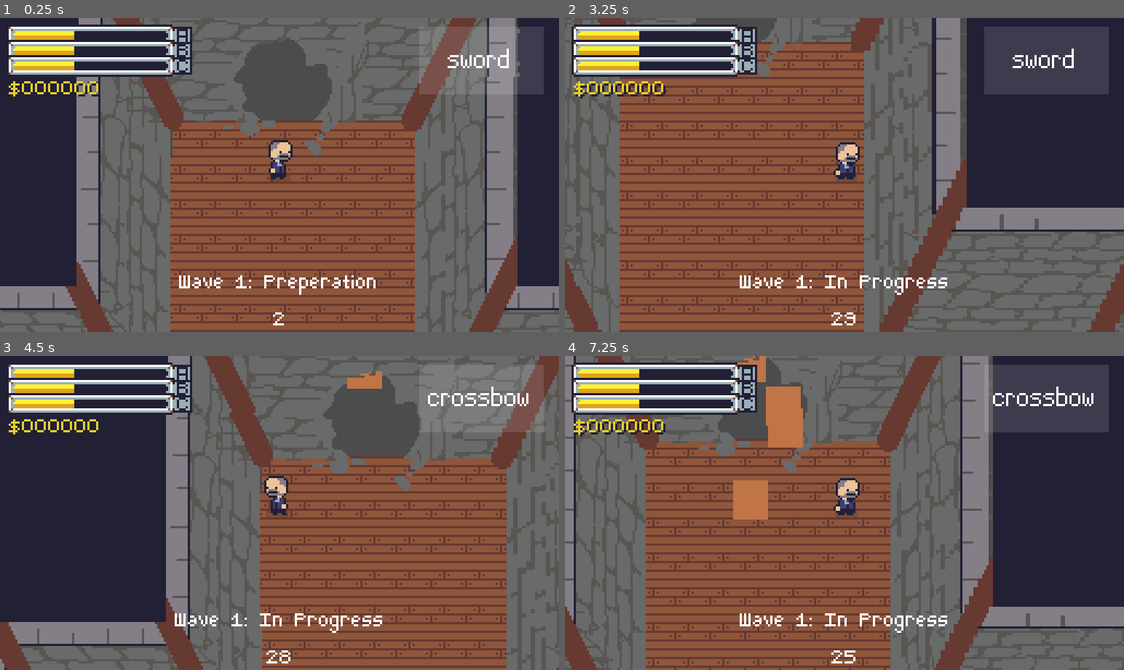
Above: before the commit, frames 1-4 (two rows, left to right).
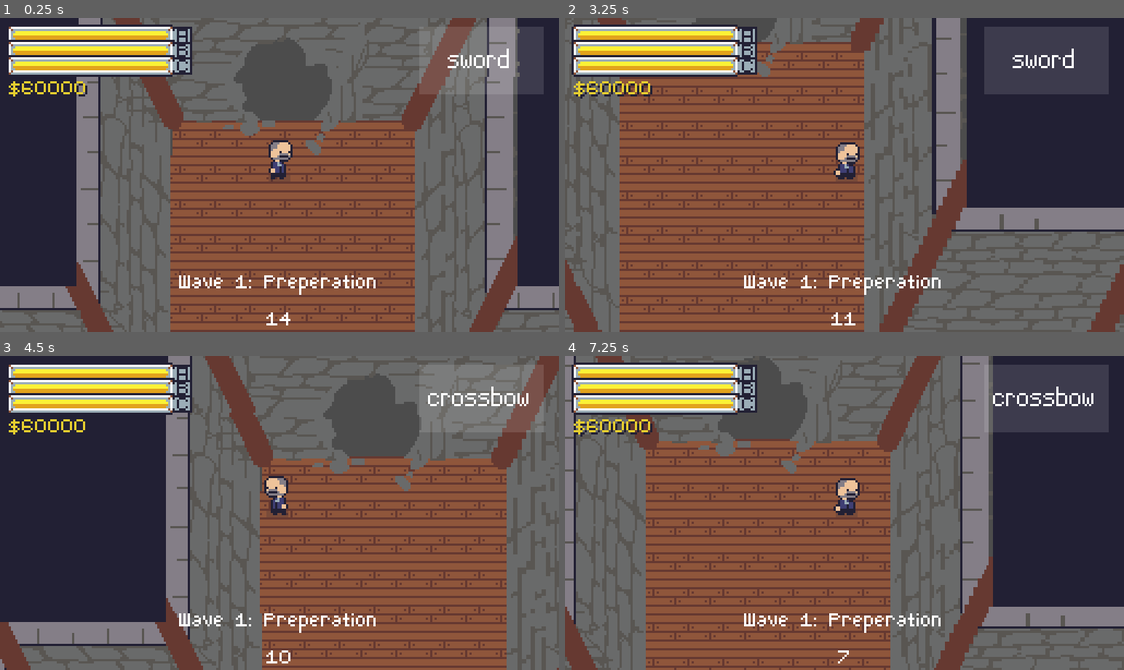
Above: after the commit, the same moments.

Repository: jiink/treasury-trouble
Game: Godot game, scene res://treasury.tscn
The game is run twice, just before and just after one commit, with the same random seed, the same clock (stepped at 60 frames per second) and the same inputs.
Inputs (mouse positions are in pixels of both pictures, inside the frame that each line leads up to):
- Up to frame 1 (0.25 s): no input
- Up to frame 2 (3.25 s): tap Enter at 0.5 s; move the mouse to (967, 159) at 0.52 s; hold D (right) 0.53-1.28 s; tap Space (a) at 0.6, 1.35, 2.3, 2.85 s; move the mouse to (732, 190) at 1.27 s; hold S (down) 1.28-2.03 s; move the mouse to (900, 105) at 2.02 s; hold D (right) 2.03-2.78 s; click (900, 105) at 2.1 s; move the mouse to (816, 237) at 2.77 s; hold W (up) from 2.78 s (still down)
- Up to frame 3 (4.5 s): move the mouse to (447, 560) at 3.52 s; release W (up) at 3.53 s; hold A (left) from 3.53 s (still down); tap Space (a) at 3.6 s; move the mouse to (111, 465) at 4.27 s; click (111, 465) at 4.35 s
- Up to frame 4 (7.25 s): tap Space (a) at 4.55, 5.1, 5.85, 6.8 s; move the mouse to (872, 513) at 5.02 s; release A (left) at 5.03 s; hold S (down) 5.03-5.78 s; move the mouse to (760, 434) at 5.77 s; hold D (right) 5.78-6.53 s; move the mouse to (967, 497) at 6.52 s; hold W (up) from 6.53 s (still down); click (967, 497) at 6.6 s

The runs differ from the first frame. In frame 1, 1.5% of the frame differs, in the area x 4-52%, y 4-98%; in frame 2, 2.2%; in frame 3, 2.3%; in frame 4, 4.4%, in the area x 4-69%, y 0-98%.
Error before the commit: Parse Error: Expected an indented block after "if". (res://treasury.gd:13)

Commit message:
more things and player can die now

Diff:
--- a/battle_manager.gd
+++ b/battle_manager.gd
@@ -1,8 +1,9 @@
 extends Node
 
 var wave = 1
-var preptime = 3
-var wavetime = 30
+var preptime = 15
+var wavetime = 40
+
 
 onready var wave_info = get_node("../hud/wave_info")
 onready var wave_timer = get_node("../wave_timer")
@@ -61,4 +62,4 @@
 func spawn_timer_end():
 	spawn_foe($spawnpoints.get_children()[randi() % $spawnpoints.get_children().size()].position, randi() % 4)
 	if state == IN_PROGRESS:
-		$spawn_timer.start(randf() * 5)
+		$spawn_timer.start(randf() * 4 + 5)
--- a/foes/thief.gd
+++ b/foes/thief.gd
@@ -1,7 +1,7 @@
 extends KinematicBody2D
 
 var velocity
-export(float) var speed = 25
+var speed = 40
 export(bool) var enabled = true
 
 enum{
@@ -73,7 +73,7 @@
 		state = CHASING
 
 func grab_timer_timeout():
-	target.remove_money(73)
+	target.remove_money(randi() % 100 + 69)
 
 func get_hurt(d):
 	hp -= d
--- /dev/null
+++ b/gameover.gd
@@ -0,0 +1,17 @@
+extends Node2D
+
+# Declare member variables here. Examples:
+# var a = 2
+# var b = "text"
+
+# Called when the node enters the scene tree for the first time.
+func _ready():
+	pass # Replace with function body.
+
+# Called every frame. 'delta' is the elapsed time since the previous frame.
+#func _process(delta):
+#	pass
+
+
+func _on_AnimationPlayer_animation_finished(anim_name):
+	get_tree().paused = true
--- a/gameover.tscn
+++ b/gameover.tscn
@@ -1,28 +1,49 @@
-[gd_scene load_steps=2 format=2]
+[gd_scene load_steps=4 format=2]
 
-[ext_resource path="res://fonts/big.tres" type="DynamicFont" id=1]
+[ext_resource path="res://gameover.gd" type="Script" id=1]
+[ext_resource path="res://fonts/big.tres" type="DynamicFont" id=2]
+
+[sub_resource type="Animation" id=1]
+resource_name = "drop_down"
+tracks/0/type = "value"
+tracks/0/path = NodePath("ColorRect:rect_position")
+tracks/0/interp = 2
+tracks/0/loop_wrap = true
+tracks/0/imported = false
+tracks/0/enabled = true
+tracks/0/keys = {
+"times": PoolRealArray( 0, 1 ),
+"transitions": PoolRealArray( 4.28711, 1 ),
+"update": 0,
+"values": [ Vector2( -16, -145 ), Vector2( -16, 0 ) ]
+}
 
 [node name="gameover" type="Node2D"]
+script = ExtResource( 1 )
 
 [node name="ColorRect" type="ColorRect" parent="."]
 margin_left = -16.0
-margin_top = -14.0
 margin_right = 271.0
 margin_bottom = 145.0
 color = Color( 0.133333, 0.12549, 0.203922, 1 )
 
-[node name="Label" type="Label" parent="."]
-margin_left = 46.0
+[node name="Label" type="Label" parent="ColorRect"]
+margin_left = 62.0
 margin_top = 52.0
-margin_right = 211.0
+margin_right = 227.0
 margin_bottom = 85.0
-custom_fonts/font = ExtResource( 1 )
+custom_fonts/font = ExtResource( 2 )
 text = "Bankrupt!"
 align = 1
 valign = 1
 
-[node name="TextureButton" type="TextureButton" parent="."]
-margin_left = 116.0
+[node name="TextureButton" type="TextureButton" parent="ColorRect"]
+margin_left = 132.0
 margin_top = 84.0
-margin_right = 156.0
+margin_right = 172.0
 margin_bottom = 124.0
+
+[node name="AnimationPlayer" type="AnimationPlayer" parent="."]
+autoplay = "drop_down"
+anims/drop_down = SubResource( 1 )
+[connection signal="animation_finished" from="AnimationPlayer" to="." method="_on_AnimationPlayer_animation_finished"]
--- a/player/player.gd
+++ b/player/player.gd
@@ -3,10 +3,11 @@
 var weapons = ["sword", "crossbow"]
 var wep_i = 0
 var weapon = weapons[wep_i]
-var damage = 1
+var damage = 3
 var power = 200
 var swing_delay = 0.3
 
+var alive = true
 
 func _process(delta):
 	if Input.is_action_just_released("a"):
--- a/player/player.tscn
+++ b/player/player.tscn
@@ -4,15 +4,15 @@
 [ext_resource path="res://player/sprites/ceo_run_frontright1.png" type="Texture" id=2]
 [ext_resource path="res://player/sprites/ceo_run_frontright2.png" type="Texture" id=3]
 [ext_resource path="res://player/sprites/ceo_run_frontright3.png" type="Texture" id=4]
-[ext_resource path="res://player/sprites/ceo_run_backleft1.png" type="Texture" id=5]
-[ext_resource path="res://player/sprites/ceo_run_backleft2.png" type="Texture" id=6]
-[ext_resource path="res://player/sprites/ceo_run_backleft3.png" type="Texture" id=7]
-[ext_resource path="res://player/sprites/ceo_run_backright1.png" type="Texture" id=8]
-[ext_resource path="res://player/sprites/ceo_run_backright2.png" type="Texture" id=9]
-[ext_resource path="res://player/sprites/ceo_run_backright3.png" type="Texture" id=10]
-[ext_resource path="res://player/sprites/ceo_run_frontleft1.png" type="Texture" id=11]
-[ext_resource path="res://player/sprites/ceo_run_frontleft2.png" type="Texture" id=12]
-[ext_resource path="res://player/sprites/ceo_run_frontleft3.png" type="Texture" id=13]
+[ext_resource path="res://player/sprites/ceo_run_frontleft1.png" type="Texture" id=5]
+[ext_resource path="res://player/sprites/ceo_run_frontleft2.png" type="Texture" id=6]
+[ext_resource path="res://player/sprites/ceo_run_frontleft3.png" type="Texture" id=7]
+[ext_resource path="res://player/sprites/ceo_run_backleft1.png" type="Texture" id=8]
+[ext_resource path="res://player/sprites/ceo_run_backleft2.png" type="Texture" id=9]
+[ext_resource path="res://player/sprites/ceo_run_backleft3.png" type="Texture" id=10]
+[ext_resource path="res://player/sprites/ceo_run_backright1.png" type="Texture" id=11]
+[ext_resource path="res://player/sprites/ceo_run_backright2.png" type="Texture" id=12]
+[ext_resource path="res://player/sprites/ceo_run_backright3.png" type="Texture" id=13]
 [ext_resource path="res://player/movement.gd" type="Script" id=14]
 [ext_resource path="res://player/sweep_box.gd" type="Script" id=15]
 [ext_resource path="res://player/sprites/sweep4.png" type="Texture" id=16]
@@ -29,17 +29,17 @@
 }, {
 "frames": [ ExtResource( 5 ), ExtResource( 6 ), ExtResource( 7 ) ],
 "loop": true,
-"name": "backleft",
+"name": "frontleft",
 "speed": 10.0
 }, {
 "frames": [ ExtResource( 8 ), ExtResource( 9 ), ExtResource( 10 ) ],
 "loop": true,
-"name": "backright",
+"name": "backleft",
 "speed": 10.0
 }, {
 "frames": [ ExtResource( 11 ), ExtResource( 12 ), ExtResource( 13 ) ],
 "loop": true,
-"name": "frontleft",
+"name": "backright",
 "speed": 10.0
 } ]
 
--- a/project.godot
+++ b/project.godot
@@ -30,8 +30,8 @@
 
 window/size/width=256
 window/size/height=144
-window/size/test_width=1152
-window/size/test_height=648
+window/size/test_width=256
+window/size/test_height=144
 window/stretch/mode="viewport"
 window/stretch/aspect="keep"
 
--- /dev/null
+++ b/room/shopcart.tscn
@@ -0,0 +1,59 @@
+[gd_scene load_steps=4 format=2]
+
+[ext_resource path="res://room/shop.png" type="Texture" id=1]
+
+[sub_resource type="Animation" id=1]
+resource_name = "roll_in"
+tracks/0/type = "value"
+tracks/0/path = NodePath("sprite:position")
+tracks/0/interp = 1
+tracks/0/loop_wrap = true
+tracks/0/imported = false
+tracks/0/enabled = true
+tracks/0/keys = {
+"times": PoolRealArray( 0, 1 ),
+"transitions": PoolRealArray( 0.183011, 1 ),
+"update": 0,
+"values": [ Vector2( -300, -15 ), Vector2( 0, -15 ) ]
+}
+
+[sub_resource type="Animation" id=2]
+resource_name = "roll_out"
+tracks/0/type = "value"
+tracks/0/path = NodePath("sprite:position")
+tracks/0/interp = 1
+tracks/0/loop_wrap = true
+tracks/0/imported = false
+tracks/0/enabled = true
+tracks/0/keys = {
+"times": PoolRealArray( 0, 1 ),
+"transitions": PoolRealArray( 3.24895, 1 ),
+"update": 0,
+"values": [ Vector2( 0, -15 ), Vector2( 300, -15 ) ]
+}
+
+[node name="shopcart" type="Node2D"]
+
+[node name="sprite" type="Sprite" parent="."]
+position = Vector2( 0, -15 )
+texture = ExtResource( 1 )
+
+[node name="ColorRect" type="ColorRect" parent="sprite"]
+show_behind_parent = true
+margin_left = -17.0
+margin_top = 15.0
+margin_right = 19.0
+margin_bottom = 24.0
+color = Color( 0.133333, 0.12549, 0.203922, 0.2 )
+
+[node name="AnimationPlayer" type="AnimationPlayer" parent="."]
+anims/roll_in = SubResource( 1 )
+anims/roll_out = SubResource( 2 )
+
+[node name="buy_menu" type="Node2D" parent="."]
+
+[node name="ColorRect" type="ColorRect" parent="buy_menu"]
+margin_left = -41.0
+margin_top = -79.0
+margin_right = 41.0
+margin_bottom = -39.0
--- a/treasury.gd
+++ b/treasury.gd
@@ -9,4 +9,7 @@
 
 func _process(delta):
 	money_total = get_node(goldpot_a).money + get_node(goldpot_c).money + get_node(goldpot_b).money
-	if money_total <= 0:
+	if money_total <= 0 and $sort/player.alive:
+		$sort/player.alive = false
+		var gameoverscene = load("res://gameover.tscn").instance()
+		$hud.add_child(gameoverscene)
Binary file added: room/shop.png
Not shown, added: room/shop.png.import
